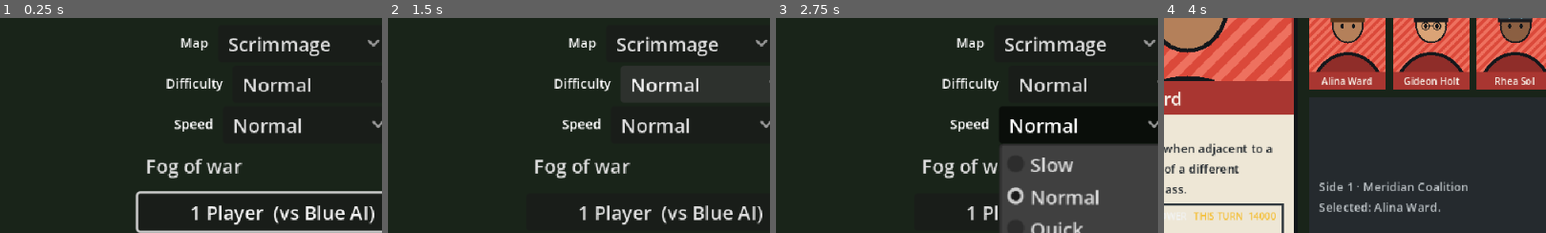
Above: before the commit, frames 1-4 (left to right).
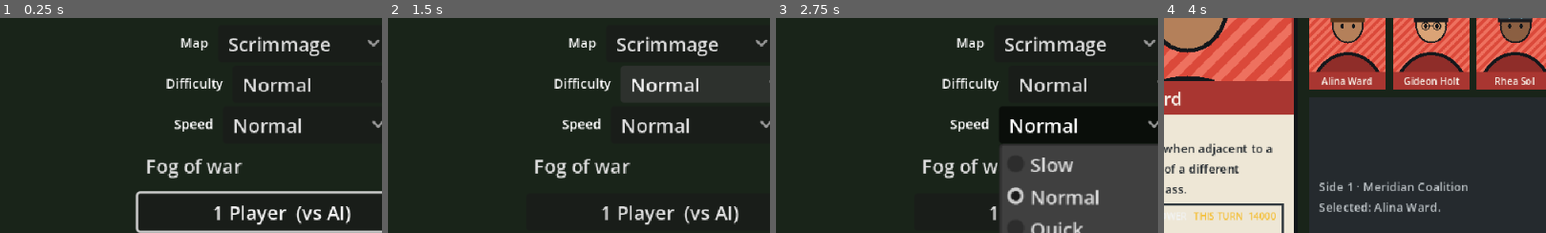
Above: after the commit, the same moments.

Repository: hanscanonico/advance_war_clone
Game: Godot game, scene res://scenes/menu/main_menu.tscn
Same seed, same stepped clock (60 frames per second), same inputs: the game is played once before the commit and once after it.
Inputs:
- Up to frame 1 (0.25 s): no input
- Up to frame 2 (1.5 s): click "Normal" at 0.5 s; click "Normal" at 1.25 s
- Up to frame 3 (2.75 s): click "Normal" at 2 s
- Up to frame 4 (4 s): click "Normal" at 2.75 s; click "1 Player (vs Blue AI)" (after the commit: "1 Player (vs AI)") at 3.5 s
The pictures show only the part of the screen within x 13-63%, y 23-73%; the shares and areas given below are measured in that part.

The runs differ from the first frame. In frame 1, 1.9% of the frame differs, in the area x 50-98%, y 87-97%; in frame 2, 1.9%; in frame 3, 0.3%; in frame 4, nothing differs.

Commit message:
no-mistakes(review): Drop player-facing 'Blue' from 1 Player menu button

Diff:
--- a/scenes/menu/main_menu.tscn
+++ b/scenes/menu/main_menu.tscn
@@ -105,7 +105,7 @@
 [node name="OnePlayerButton" type="Button" parent="Center/Rows"]
 unique_name_in_owner = true
 layout_mode = 2
-text = "1 Player  (vs Blue AI)"
+text = "1 Player  (vs AI)"
 
 [node name="TwoPlayerButton" type="Button" parent="Center/Rows"]
 unique_name_in_owner = true
